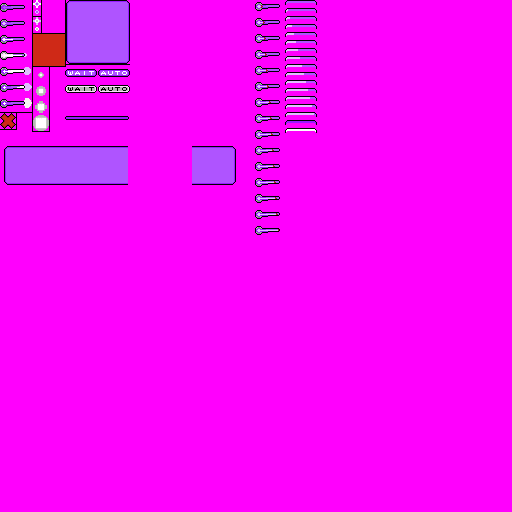
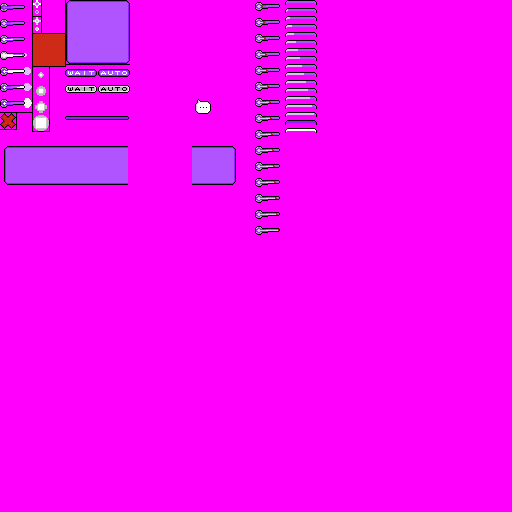
Comparing the layer stacks of the two 512 × 512 images. Changes:
added layer "ui_chat" above "ui_talkbox4" over [195, 99, 211, 114]
